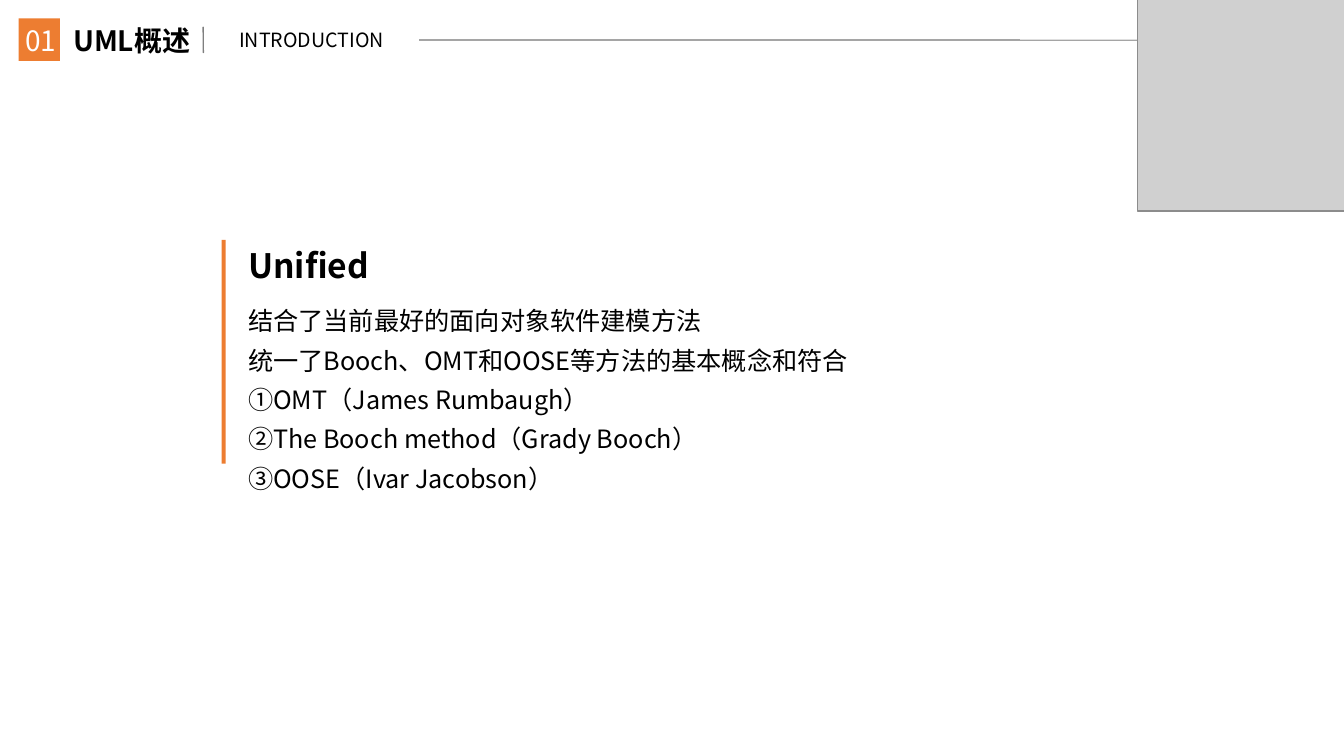
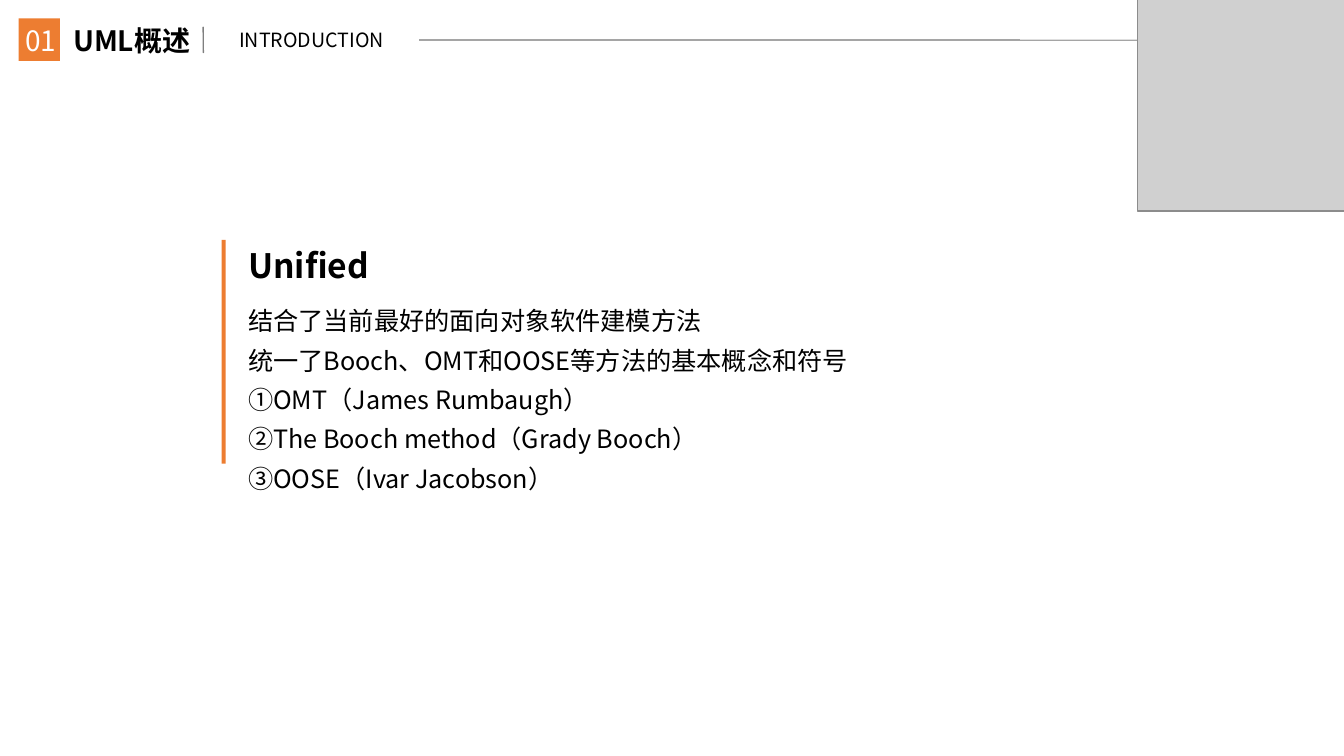
Before and after one commit to JanHonan/store, a slide deck: slide 4 of UML翻转课堂PPT(1).ppt. Drawn at 1344x756 pixels with LibreOffice and Linux fonts; fonts in the diff are those of the drawing; grey boxes stand for pictures. Boxes give left, top, right and bottom in pixels: in the first picture for what was removed or moved away, otherwise in the second. Text is boxed around its words. In the diff, an @@ line names an element or a change of style, - is before the commit and + after.

```diff
--- a/UML翻转课堂PPT(1).ppt
+++ b/UML翻转课堂PPT(1).ppt
@@ text at <box>248,348,848,372</box>: text changed @@
-统一了Booch、OMT和OOSE等方法的基本概念和符合
+统一了Booch、OMT和OOSE等方法的基本概念和符号
```
Also in this commit, not shown: 4 other slides changed, 1 slide added.
